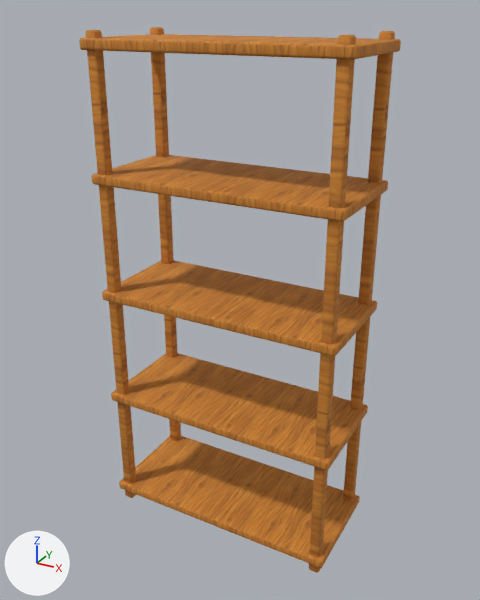
What one commit did to the glTF model public/models/furniture/open-pantry.glb.
Both versions are drawn from a 50 mm camera at (1.054, -1.896, 1.862) aimed at (0.006, 0.008, 0.91). Every picture has the same lights, and +X, +Y and +Z are marked at lower left. The older version comes first.

Script lines for the objects in view, before the commit:
```python
mat_wood_honey_textured = principled_material('wood-honey-textured')
mat_wood_honey_textured.texture = img_handpainted_honey_oak
mat_wood_honey_textured.roughness = 0.82
me_cube_118 = bpy.data.meshes.new('Cube.118')
me_cube_118.from_pydata(...)  # 864 vertices, 1692 faces; spans x -0.45..0.45, y -0.2..0.2, z 0.0..1.8
me_cube_118.materials.append(mat_wood_honey_textured)  # picture img_handpainted_honey_oak
ob_open_pantry = bpy.data.objects.new('open-pantry', me_cube_118)
ob_open_pantry.location = (0.0, 0.0, 0.0)
```
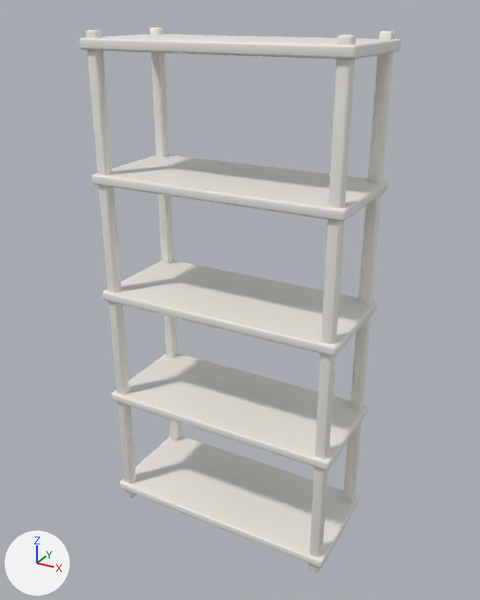
What differs and where, as boxes [x1, y1, x2, y2] in the pictures (480 x 600 px):
'open-pantry', surface changed (brown to white): [79, 27, 401, 573] in both

The change, as a list of edits to the scene's bpy script:
```text
Change mat_wood_honey_textured:
    remove mat_wood_honey_textured.texture = img_handpainted_honey_oak
    add mat_wood_honey_textured.base_color = (0.86, 0.84, 0.78)  # white #efece5
    mat_wood_honey_textured.roughness: 0.82 -> 0.47
```
